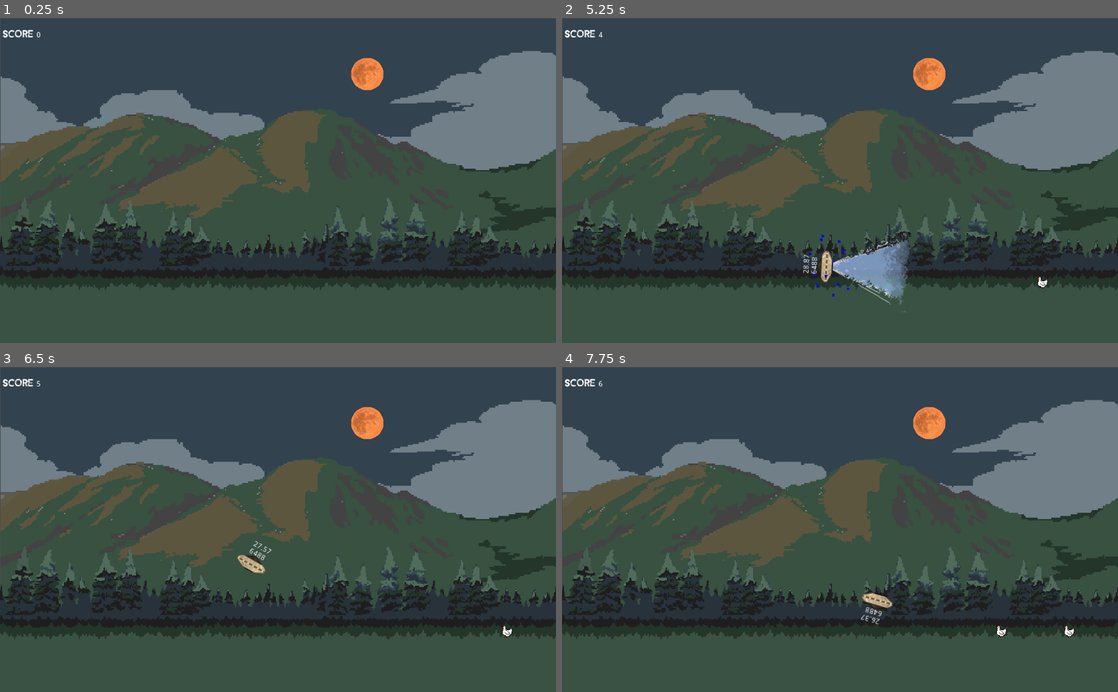
Above: before the commit, frames 1-4 (two rows, left to right).
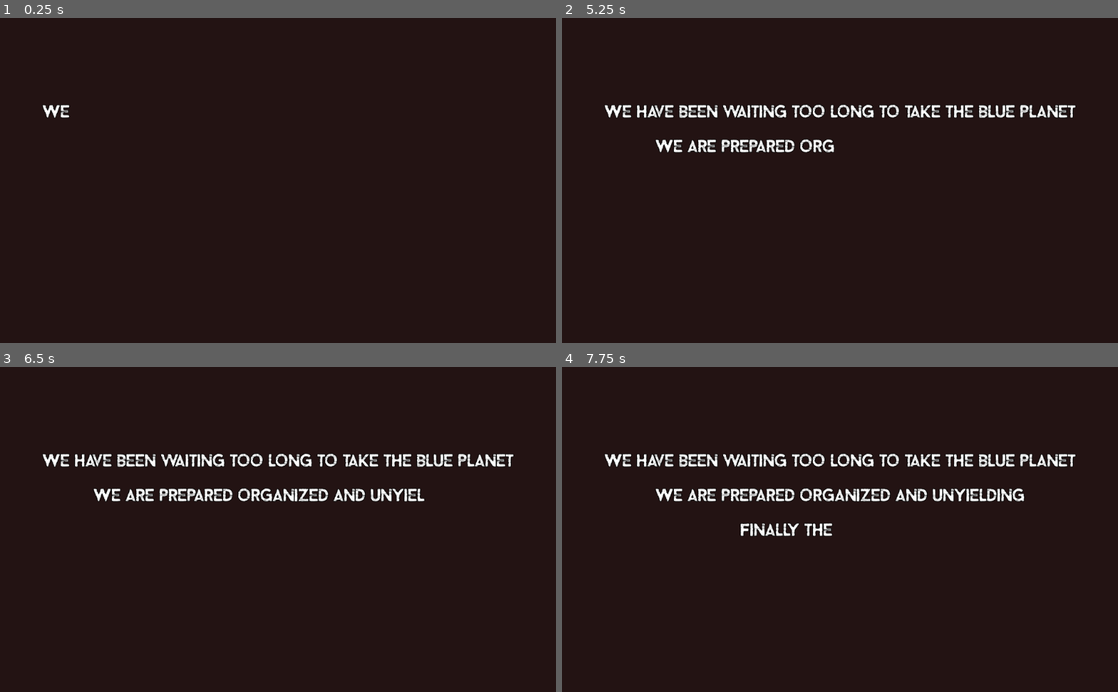
Above: after the commit, the same moments.

Repository: Beat1823/LudumDare52
Game: Godot game, scene res://Game/StartScreen.tscn
The game is run twice, just before and just after one commit, with the same random seed, the same clock (stepped at 60 frames per second) and the same inputs. Before the commit the project starts from res://Game/MainScene.tscn.
Inputs:
- Up to frame 1 (0.25 s): no input
- Up to frame 2 (5.25 s): hold Right (Right) 0.53-1.28 s; hold Space (TractorBeam) 0.53-1.28 s; hold Down (Down) 1.28-2.03 s; tap Space (TractorBeam) at 1.35, 2.85, 4.35 s; hold Right (Right) 2.03-2.78 s; hold Space (TractorBeam) 2.03-2.78 s; hold Up (Up) 2.78-3.53 s; hold Space (TractorBeam) 3.53-4.28 s; hold Left (Left) 3.53-5.03 s; hold Down (Down) from 5.03 s (still down); hold Space (TractorBeam) from 5.03 s (still down)
- Up to frame 3 (6.5 s): release Down (Down) at 5.78 s; release Space (TractorBeam) at 5.78 s; hold Right (Right) from 5.78 s (still down); tap Space (TractorBeam) at 5.85 s
- Up to frame 4 (7.75 s): release Right (Right) at 6.53 s; hold Up (Up) 6.53-7.28 s; hold Space (TractorBeam) 6.53-7.28 s; hold Right (Right) from 7.28 s (still down); tap Space (TractorBeam) at 7.35 s

The runs differ from the first frame. In frame 1, 95% of the frame differs, in the area x 0-100%, y 0-100%; in frame 2, 95%; in frame 3, 95%; in frame 4, 95%.

Commit message:
set start screen main

Diff:
--- a/Game/UFO/PlayerUFO.tscn
+++ b/Game/UFO/PlayerUFO.tscn
@@ -57,7 +57,6 @@
 [node name="AnimatedSprite" type="AnimatedSprite" parent="."]
 frames = SubResource( 1 )
 animation = "Hover"
-frame = 1
 playing = true
 
 [node name="CollisionShape2D" type="CollisionShape2D" parent="."]
@@ -104,6 +103,7 @@
 position = Vector2( 1, 80 )
 scale = Vector2( 1.2, 1.2 )
 frames = SubResource( 4 )
+frame = 1
 playing = true
 
 [node name="HarvestArea" type="Area2D" parent="."]
--- a/project.godot
+++ b/project.godot
@@ -11,7 +11,7 @@
 [application]
 
 config/name="LudumDare52"
-run/main_scene="res://Game/MainScene.tscn"
+run/main_scene="res://Game/StartScreen.tscn"
 config/icon="res://icon.png"
 
 [display]
